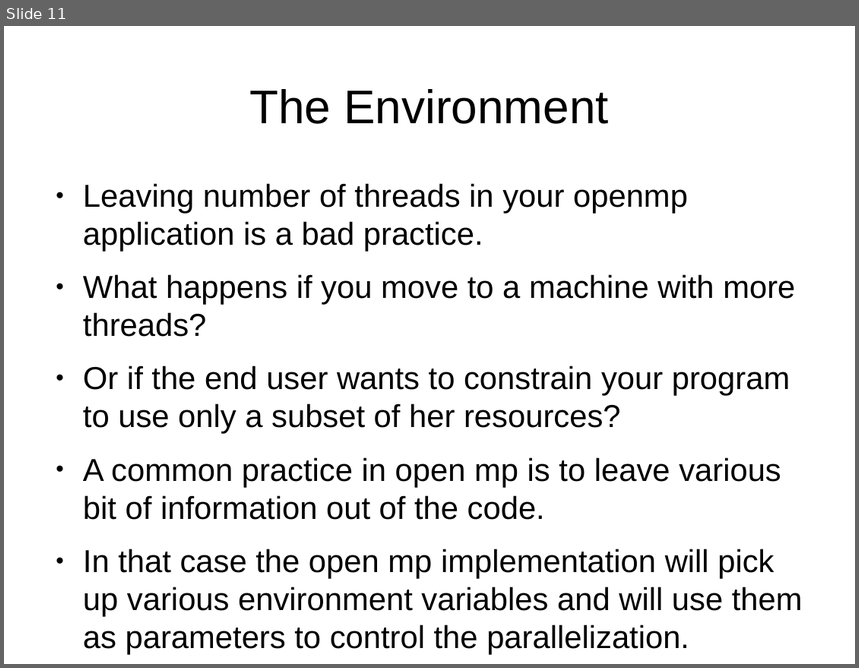
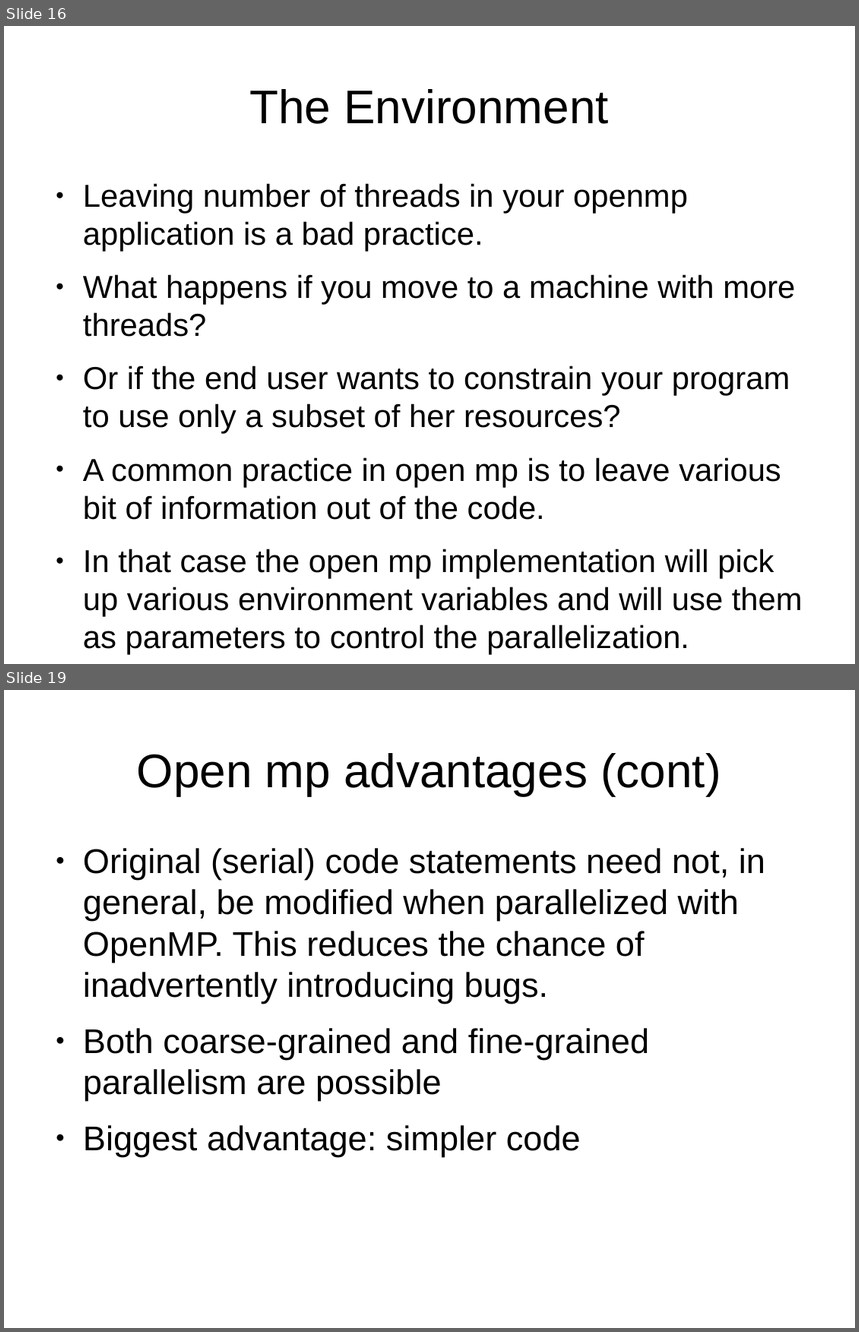
Before and after one commit to veltzer/demos-linux, a slide deck: multi_core/openmp.odp. Shown one above the other, each under a label of ours: slide 11 before the commit, slides 16 and 19 after it; the slides between them are not shown. The pictures are 859x668 and 859x1332 pixels, drawn with LibreOffice and Linux fonts; fonts in the diff are those of the drawing. Boxes give left, top, right and bottom in pixels: in the first picture for what was removed or moved away, otherwise in the second. Text is boxed around its words. In the diff, an @@ line names an element or a change of style, - is before the commit and + after.

```diff
--- a/multi_core/openmp.odp
+++ b/multi_core/openmp.odp
@@ slide 19 added at [4, 690, 855, 1328], background #FFFFFF @@
@@ title added at [137, 753, 721, 796], 44 pt, text #000000 @@
+Open mp advantages (cont)
@@ text added at [83, 848, 766, 1157], 32 pt, text #000000 @@
+● Original (serial) code statements need not, in general, be modified when parallelized with OpenMP. This reduces the chance of inadvertently introducing bugs.
+● Both coarse-grained and fine-grained parallelism are possible
+● Biggest advantage: simpler code
@@ what was slide 11 is now slide 16 @@
```
Also in this commit, not shown: 1 slide changed, 9 other slides added, 4 other files.
